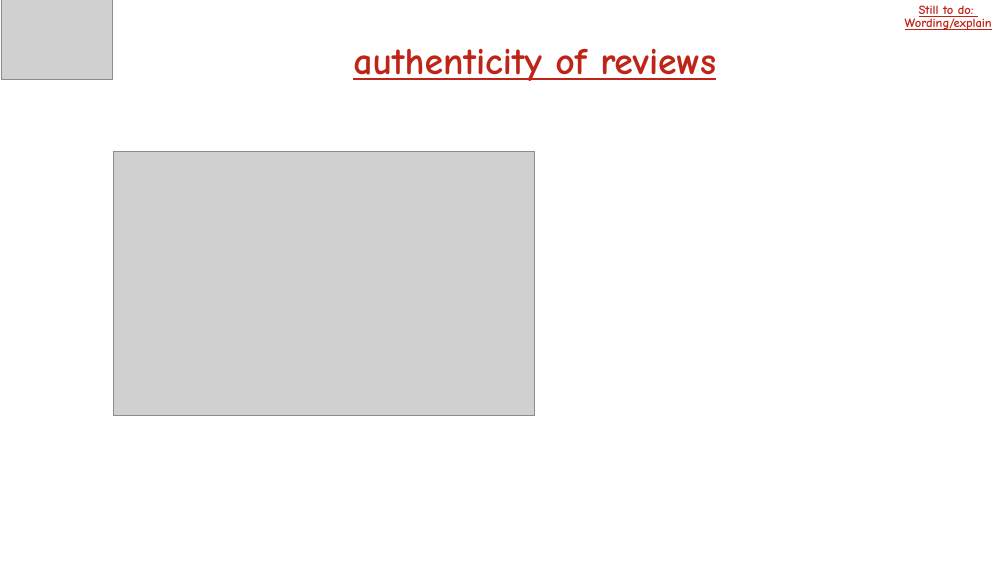
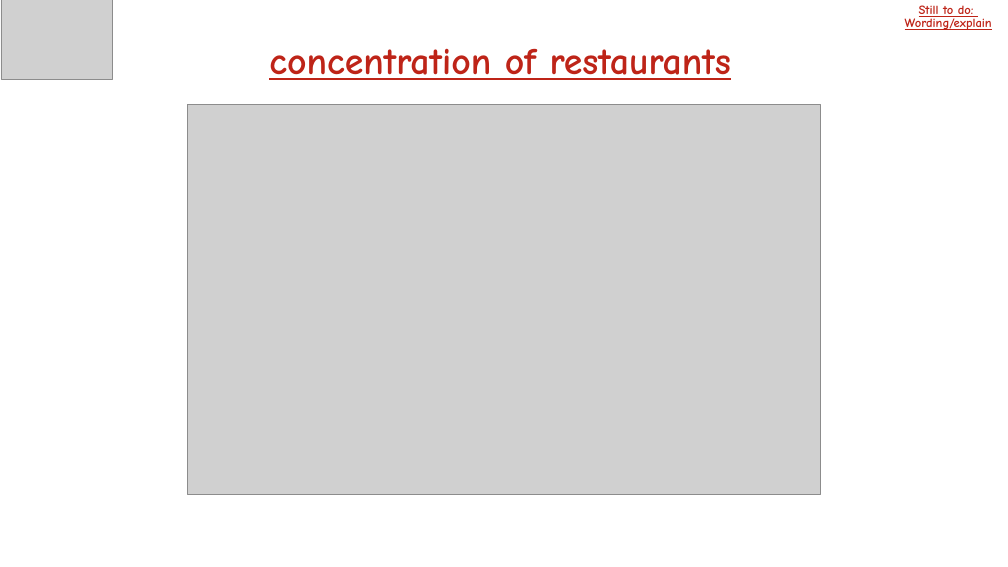
Before and after one commit to dev5680/DRTFinalProject, a slide deck: slide 10 of DRT_Thinking.pptx. Drawn at 1008x567 pixels with LibreOffice and Linux fonts; fonts in the diff are those of the drawing; grey boxes stand for pictures. Boxes give left, top, right and bottom in pixels: in the first picture for what was removed or moved away, otherwise in the second. Text is boxed around its words. In the diff, an @@ line names an element or a change of style, - is before the commit and + after.

```diff
--- a/DRT_Thinking.pptx
+++ b/DRT_Thinking.pptx
@@ text at (269, 48, 731, 80): text changed @@
-authenticity of reviews
+concentration of restaurants
@@ picture added at (188, 105, 820, 495) @@
@@ picture removed at (113, 151, 535, 416) @@
```
Also in this commit, not shown: 8 other slides changed, 3 slides added, 2 slides removed.
